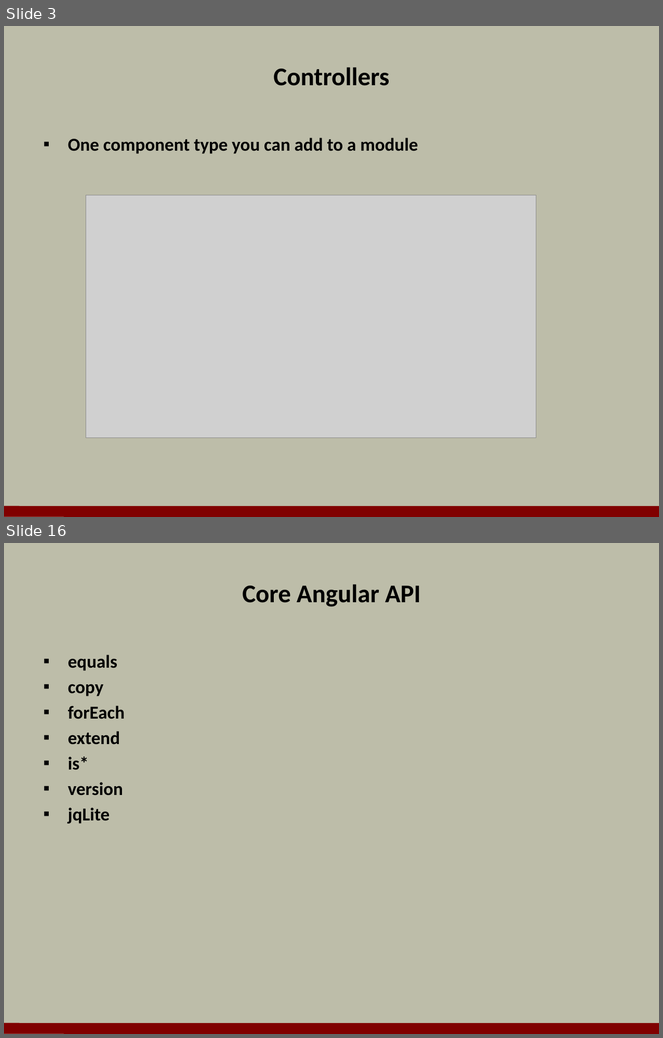
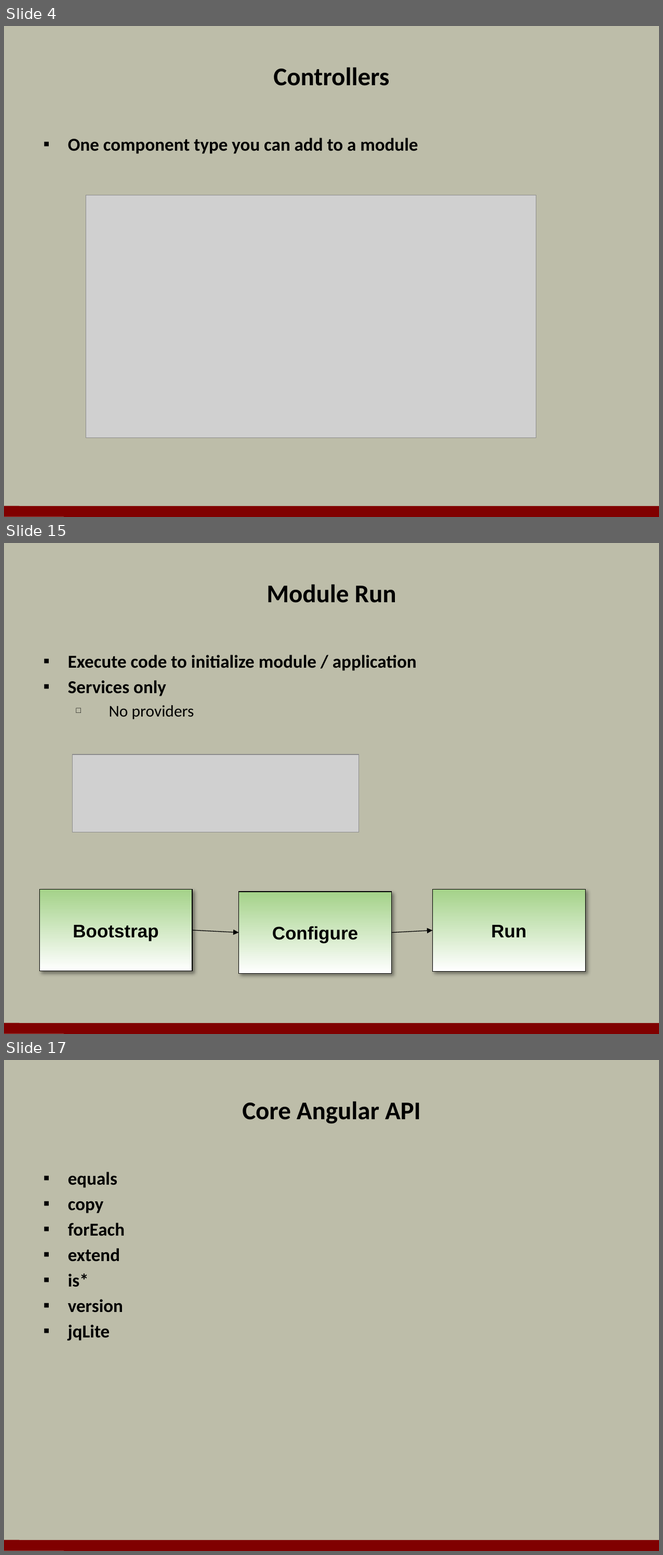
Before and after one commit to OdeToCode/classes, a slide deck: angularjs/slides/02_Modules.pptx. Shown one above the other, each under a label of ours: slides 3 and 16 before the commit, slides 4, 15 and 17 after it; the slides between them are not shown. The pictures are 663x1038 and 663x1555 pixels, drawn with LibreOffice and Linux fonts; fonts in the diff are those of the drawing; grey boxes stand for pictures; background and template pictures are left out. Boxes give left, top, right and bottom in pixels: in the first picture for what was removed or moved away, otherwise in the second. Text is boxed around its words. In the diff, an @@ line names an element or a change of style, - is before the commit and + after.

```diff
--- a/angularjs/slides/02_Modules.pptx
+++ b/angularjs/slides/02_Modules.pptx
@@ slide 15 added at <box>4,543,659,1034</box>, background #BDBDA9; not listed: 1 template element that a slide beside it also shows @@
@@ title added at <box>267,584,397,603</box>, 28 pt, text #000000, bold @@
+Module Run
@@ text added at <box>68,655,417,719</box>, 20 pt, text #000000, bold @@
+▪ Execute code to initialize module / application
+▪ Services only
+  □ No providers
@@ picture added at <box>72,755,359,833</box> @@
@@ rectangle added at <box>39,890,192,971</box>, fill gradient #A4D289 to #FFFFFF, outline #000000 0.75 pt, 20 pt, text #000000, bold @@
+Bootstrap
@@ rectangle added at <box>239,891,391,974</box>, fill gradient #A4D289 to #FFFFFF, outline #000000 0.75 pt, 20 pt, text #000000, bold @@
+Configure
@@ rectangle added at <box>432,890,585,971</box>, fill gradient #A4D289 to #FFFFFF, outline #000000 0.75 pt, 20 pt, text #000000, bold @@
+Run
@@ arrow added from (192, 930) to (239, 933), #000000 0.75 pt @@
@@ arrow added from (392, 933) to (432, 931), #000000 0.75 pt @@
@@ what was slide 3 is now slide 4 @@
@@ what was slide 16 is now slide 17 @@
```
Also in this commit, not shown: 4 slides changed, 9 other slides added, 9 slides removed, 9 other files.
